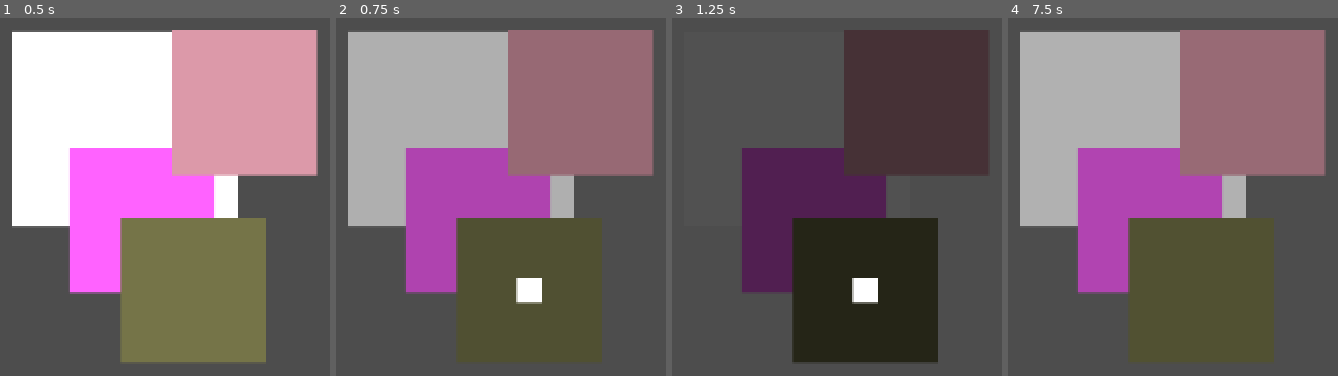
Above: before the commit, frames 1-4 (left to right).
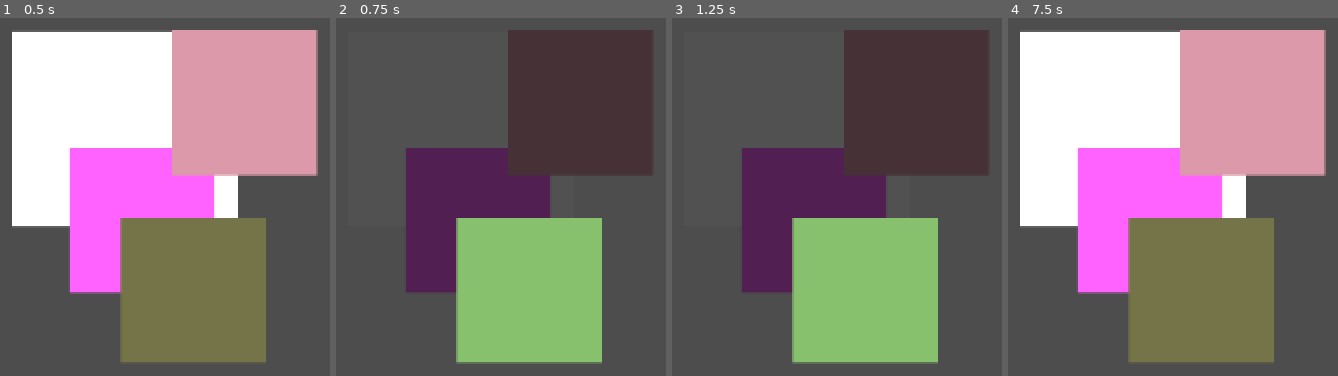
Above: after the commit, the same moments.

Repository: PhyrexianAgent/card-game-sim
Game: Godot game, scene res://Game/experimental.tscn
Same seed, same stepped clock (60 frames per second), same inputs: the game is played once before the commit and once after it.
Inputs (mouse positions are in pixels of both pictures, inside the frame that each line leads up to):
- Up to frame 1 (0.5 s): no input
- Up to frame 2 (0.75 s): tap Enter at 0.5 s; move the mouse to (487, 333) at 0.52 s; press the mouse at (487, 333) at 0.53 s; hold Up (ui_up) from 0.53 s (still down)
- Up to frame 3 (1.25 s): keep holding Up (ui_up)
- Up to frame 4 (7.5 s): tap Space at 1.25, 2.75, 4.25 s; move the mouse to (outside the picture) at 1.27 s; release the mouse at (outside the picture) at 1.28 s; right-click (outside the picture) at 1.35 s; tap Enter at 2, 3.5 s; move the mouse to (outside the picture) at 2.02 s; release Up (ui_up) at 2.03 s; hold Left (ui_left) 2.03-3.53 s; tap Mouse wheel up (zoom_in) at 2.1, 5.1 s; move the mouse to (1321, 154) at 2.77 s; tap Mouse wheel down (zoom_out) at 2.85, 5.85 s; move the mouse to (outside the picture) at 3.52 s; press the mouse at (outside the picture) at 3.53 s; hold Down (ui_down) 3.53-4.28 s; move the mouse to (outside the picture) at 4.27 s; release the mouse at (outside the picture) at 4.28 s; hold Right (ui_right) 4.28-5.03 s; right-click (outside the picture) at 4.35 s; move the mouse to (outside the picture) at 5.02 s; hold Up (ui_up) 5.03-5.78 s; move the mouse to (outside the picture) at 5.77 s; hold Right (ui_right) from 5.78 s (still down); move the mouse to (1159, 333) at 6.52 s; press the mouse at (1159, 333) at 6.53 s; move the mouse to (outside the picture) at 7.27 s; release the mouse at (outside the picture) at 7.28 s; right-click (outside the picture) at 7.35 s

Frame 1 is identical in both runs. In frame 2, 67% of the frame differs, in the area x 3-97%, y 3-97%; in frame 3, 18%; in frame 4, 67%.

Commit message:
Stack Dragging Visibly Works
Does not move card currently.

Diff:
--- a/Autoload/mouse_detect_handler.gd
+++ b/Autoload/mouse_detect_handler.gd
@@ -94,7 +94,7 @@
 
 func _set_top_node(value) -> void:
 	if top_node != null: top_node.mouse_on = false
-	if value != top_node:
-		print("Top node is: %s" % (value.get_parent().name if value != null else "null"))
+	#if value != top_node:
+		#print("Top node is: %s" % (value.get_parent().name if value != null else "null"))
 	top_node = value
 	if top_node != null: top_node.mouse_on = true
--- a/Game/Dragging Nodes/Drag Modulate/drag_modulate.tscn
+++ b/Game/Dragging Nodes/Drag Modulate/drag_modulate.tscn
@@ -27,7 +27,7 @@
 tracks/0/interp = 1
 tracks/0/loop_wrap = true
 tracks/0/keys = {
-"times": PackedFloat32Array(0, 0.3333),
+"times": PackedFloat32Array(0, 0.1),
 "transitions": PackedFloat32Array(1, 1),
 "update": 0,
 "values": [Color(0.31802, 0.31802, 0.31802, 1), Color(1, 1, 1, 1)]
@@ -35,7 +35,7 @@
 
 [sub_resource type="Animation" id="Animation_xwnp4"]
 resource_name = "starting_card_drag"
-length = 0.4
+length = 0.1
 tracks/0/type = "value"
 tracks/0/imported = false
 tracks/0/enabled = true
@@ -43,7 +43,7 @@
 tracks/0/interp = 1
 tracks/0/loop_wrap = true
 tracks/0/keys = {
-"times": PackedFloat32Array(0, 0.4),
+"times": PackedFloat32Array(0, 0.1),
 "transitions": PackedFloat32Array(1, 1),
 "update": 0,
 "values": [Color(1, 1, 1, 1), Color(0.31802, 0.31802, 0.31802, 1)]
--- a/Game/Dragging Nodes/Moving Node/moving_node.gd
+++ b/Game/Dragging Nodes/Moving Node/moving_node.gd
@@ -6,15 +6,21 @@
 
 # Sprite this will look like and will ask the server to move if needed
 var master: Sprite2D
+var mouse_diff: Vector2
 
 signal finished_drag(master, position)
 
 func _ready() -> void:
-	scale = master.scale
+	global_scale = master.global_scale
 	texture = master.texture
 	global_position = master.global_position
+	modulate = master.modulate
+	mouse_diff = get_global_mouse_position() - global_position
 
 func _input(event: InputEvent) -> void:
 	if event.is_action_released('drag_camera'):
 		finished_drag.emit(master, global_position)
 		queue_free()
+
+func _process(delta: float) -> void:
+	global_position = get_global_mouse_position() - mouse_diff
